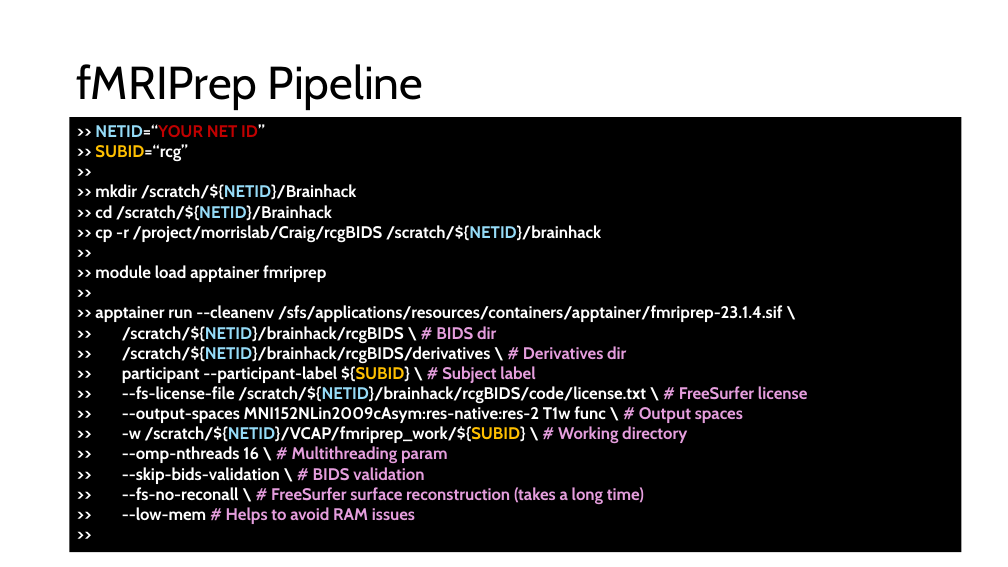
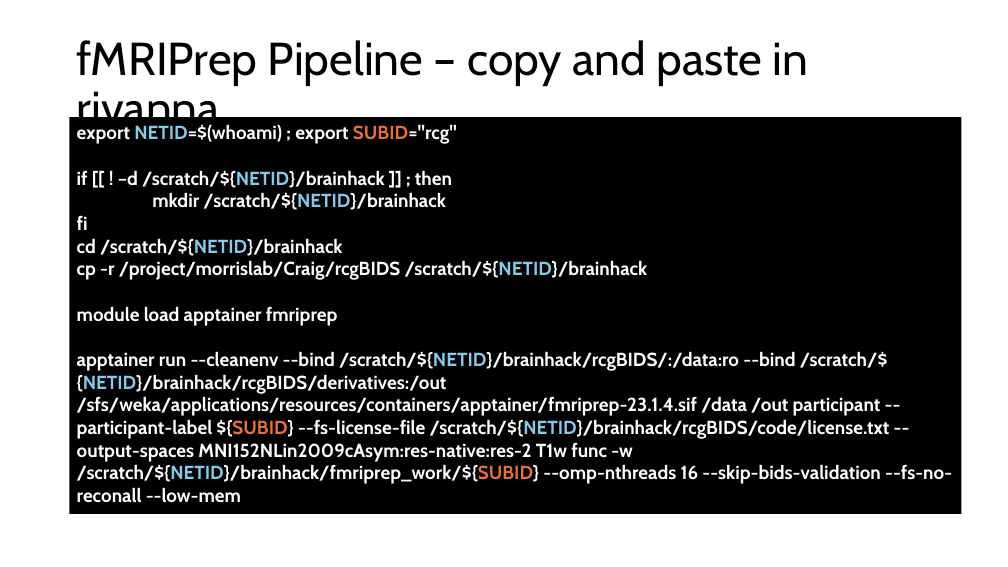
Before and after one commit to cogscicraig/UVA_Brainhack_2025, a slide deck: slide 1 of Week4/fMRIPrep.pptx. Drawn at 1008x567 pixels with LibreOffice and Linux fonts; fonts in the diff are those of the drawing. Boxes give left, top, right and bottom in pixels: in the first picture for what was removed or moved away, otherwise in the second. Text is boxed around its words. In the diff, an @@ line names an element or a change of style, - is before the commit and + after.

```diff
--- a/Week4/fMRIPrep.pptx
+++ b/Week4/fMRIPrep.pptx
@@ title at (77,40,809,135): text changed @@
-fMRIPrep Pipeline
+fMRIPrep Pipeline – copy and paste in rivanna
@@ rectangle "export NETID=$(whoami) ; export SUBID="rcg"": place and size @@
-rectangle "export NETID=$(whoami) ; export SUBID="rcg"" at (70,117,962,553)
+rectangle "export NETID=$(whoami) ; export SUBID="rcg"" at (70,117,962,514)
@@ text in rectangle at (77,124,952,503): text changed; size 16 to 18 pt @@
->> NETID=“YOUR NET ID”
->> SUBID=“rcg”
->>
->> mkdir /scratch/${NETID}/Brainhack
->> cd /scratch/${NETID}/Brainhack
->> cp -r /project/morrislab/Craig/rcgBIDS /scratch/${NETID}/brainhack
->>
->> module load apptainer fmriprep
->>
->> apptainer run --cleanenv /sfs/applications/resources/containers/apptainer/fmriprep-23.1.4.sif \
->> /scratch/${NETID}/brainhack/rcgBIDS \ # BIDS dir
->> /scratch/${NETID}/brainhack/rcgBIDS/derivatives \ # Derivatives dir
->> participant --participant-label ${SUBID} \ # Subject label
->> --fs-license-file /scratch/${NETID}/brainhack/rcgBIDS/code/license.txt \ # FreeSurfer license
->> --output-spaces MNI152NLin2009cAsym:res-native:res-2 T1w func \ # Output spaces
->> -w /scratch/${NETID}/VCAP/fmriprep_work/${SUBID} \ # Working directory
->> --omp-nthreads 16 \ # Multithreading param
->> --skip-bids-validation \ # BIDS validation
->> --fs-no-reconall \ # FreeSurfer surface reconstruction (takes a long time)
->> --low-mem # Helps to avoid RAM issues
->>
+export NETID=$(whoami) ; export SUBID="rcg"
+if [[ ! –d /scratch/${NETID}/brainhack ]] ; then
+mkdir /scratch/${NETID}/brainhack
+fi
+cd /scratch/${NETID}/brainhack
+cp -r /project/morrislab/Craig/rcgBIDS /scratch/${NETID}/brainhack
+module load apptainer fmriprep
+apptainer run --cleanenv --bind /scratch/${NETID}/brainhack/rcgBIDS/:/data:ro --bind /scratch/${NETID}/brainhack/rcgBIDS/derivatives:/out /sfs/weka/applications/resources/containers/apptainer/fmriprep-23.1.4.sif /data /out participant --participant-label ${SUBID} --fs-license-file /scratch/${NETID}/brainhack/rcgBIDS/code/license.txt --output-spaces MNI152NLin2009cAsym:res-native:res-2 T1w func -w /scratch/${NETID}/brainhack/fmriprep_work/${SUBID} --omp-nthreads 16 --skip-bids-validation --fs-no-reconall --low-mem
```
